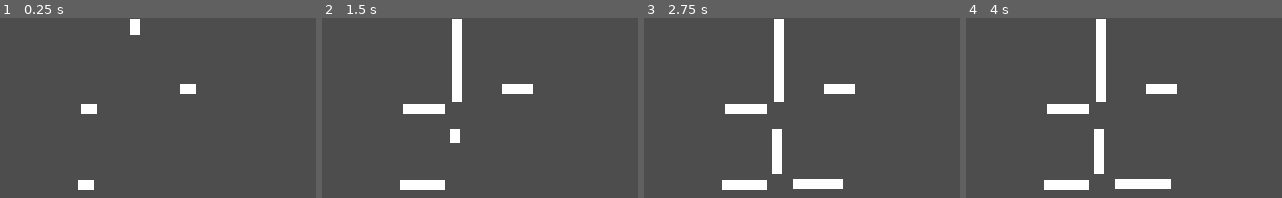
Above: before the commit, frames 1-4 (left to right).
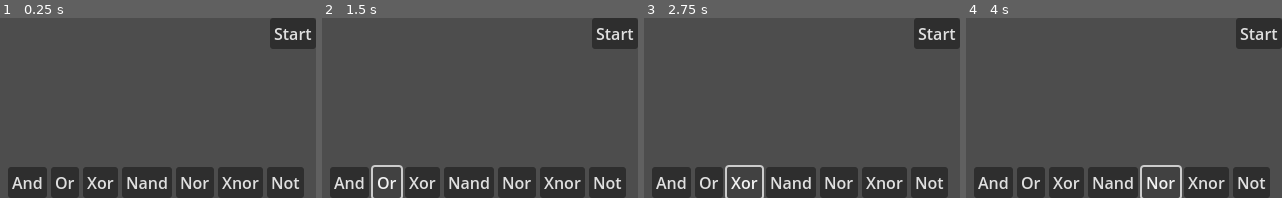
Above: after the commit, the same moments.

Repository: sininen-blue/logic-magic
Game: Godot game, scene res://main/main.tscn
Two runs of this game, one before a commit and one after it. Both use one fixed random seed, a clock stepped at 60 frames per second and the inputs below.
Inputs (mouse positions are in pixels of both pictures, inside the frame that each line leads up to):
- Up to frame 1 (0.25 s): no input
- Up to frame 2 (1.5 s): click (350, 181) at 0.5 s, where only the run after the commit has a clickable "And"; click (388, 181) at 1.25 s, where only the run after the commit has a clickable "Or"
- Up to frame 3 (2.75 s): click (745, 181) at 2 s, where only the run after the commit has a clickable "Xor"
- Up to frame 4 (4 s): click (1114, 181) at 2.75 s, where only the run after the commit has a clickable "Nand"; click (1161, 181) at 3.5 s, where only the run after the commit has a clickable "Nor"

The runs differ from the first frame. In frame 1, 18% of the frame differs, in the area x 2-100%, y 0-100%; in frame 2, 19%; in frame 3, 19%; in frame 4, 19%.

Commit message:
added ui inputs

Diff:
--- a/gate/gate.gd
+++ b/gate/gate.gd
@@ -1,16 +1,22 @@
 extends Node2D
+
+signal placed
 
 enum GateTypes {AND, OR, XOR, NAND, NOR, XNOR, NOT}
 @export var type: GateTypes
 enum Directions {UP, DOWN, LEFT, RIGHT}
 @export var direction: Directions = Directions.RIGHT
-@export var inputs_required: int = 2
+@export var carrying: bool = false
 
 var current_inputs: Array[int] = []
+var inputs_required: int = 2
 
 @onready var output_location: Node2D = $OutputLocation
 
 func _ready() -> void:
+	if type == GateTypes.NOT:
+		inputs_required = 1
+
 	if direction == Directions.UP:
 		output_location.position = Vector2(0, -1)
 	elif direction == Directions.DOWN:
@@ -21,6 +27,13 @@
 		output_location.position = Vector2(1, 0)
 	output_location.position = output_location.position * 16
 
+func _process(_delta: float) -> void:
+	if carrying:
+		global_position = get_global_mouse_position().snapped(Vector2(16, 16))
+
+		if Input.is_action_just_pressed("place"):
+			carrying = false
+			placed.emit()
 
 
 func make_sub_input(value: int) -> void:
@@ -28,26 +41,52 @@
 	var input: Node = INPUT.instantiate()
 
 	input.value = value
+	input.active = true
 	input.direction = direction
 	input.position = output_location.position
 	call_deferred("add_child", input)
 
 
 func _on_hitbox_area_entered(area: Area2D) -> void:
-	print(area.name)
 	if "Laser" in area.name:
 		current_inputs.append(area.get_parent().value)
 
-	print("aoriedjt")
-	print(current_inputs)
-
 	if len(current_inputs) != inputs_required:
 		return
-	print("calculating")
-	print(type, GateTypes.AND)
+
 	match type:
 		GateTypes.AND:
-			print("is an and gate")
+			var output: int = 0;
 			if current_inputs[0] == 1 and current_inputs[1] == 1:
-				make_sub_input(1)
-			# if both inputs are 1, make a new laser
+				output = 1
+			make_sub_input(output)
+		GateTypes.OR:
+			var output: int = 0;
+			if current_inputs[0] == 1 or current_inputs[1] == 1:
+				output = 1
+			make_sub_input(output)
+		GateTypes.XOR:
+			var output: int = 0;
+			if current_inputs[0] != current_inputs[1]:
+				output = 1
+			make_sub_input(output)
+		GateTypes.NAND:
+			var output: int = 1;
+			if current_inputs[0] == 1 and current_inputs[1] == 1:
+				output = 0
+			make_sub_input(output)
+		GateTypes.NOR:
+			var output: int = 0;
+			if current_inputs[0] == 0 and current_inputs[1] == 0:
+				output = 1
+			make_sub_input(output)
+		GateTypes.XNOR:
+			var output: int = 1;
+			if current_inputs[0] == current_inputs[1]:
+				output = 0
+			make_sub_input(output)
+		GateTypes.NOT:
+			var output: int = 1;
+			if current_inputs[0] == 1:
+				output = 0
+			make_sub_input(output)
--- a/input/input.gd
+++ b/input/input.gd
@@ -6,6 +6,7 @@
 @export var direction: Directions = Directions.RIGHT
 @export var value: int = 0
 @export var speed: float = 64
+@export var active: bool = false
 
 var laser_path: PackedVector2Array = []
 var moving: bool = true
@@ -29,7 +30,7 @@
 	laser.points = laser_path
 
 func _process(delta: float) -> void:
-	if moving:
+	if moving and active:
 		var next_position: Vector2 = laser_path[-1] + laser_hitbox.position.normalized() * speed * delta
 
 		laser_path.append(next_position)
--- a/main/main.gd
+++ b/main/main.gd
@@ -9,6 +9,8 @@
 var output_width: int = 0
 var goals: Array[Array] = []
 var recieved_outputs: Dictionary[int, bool] = {}
+
+var is_carrying: bool = false
 
 func _ready() -> void:
 	var input_id: int = 0
@@ -27,7 +29,7 @@
 	input_width = len(inputs)
 	output_width = len(outputs)
 
-	goals.append([1, 1, 1, 1, 1, 0]) # Hardcoded goals
+	goals.append([1, 1, 1]) # Hardcoded goals
 
 	for goal_index in range(len(goals)):
 		var row_goal: Array = goals[goal_index]
@@ -44,12 +46,24 @@
 		output.connect("received_input", _on_output_received_input)
 
 
+func make_gate(type: int) -> void:
+	const GATE: Resource = preload("res://gate/gate.tscn")
+	var gate: Node = GATE.instantiate()
+
+	gate.type = type
+	gate.carrying = true
+	gate.connect("placed", _on_gate_placed)
+	is_carrying = true
+	call_deferred("add_child", gate)
+
+
+func _on_gate_placed():
+	is_carrying = false
+
+
 func _on_output_received_input(output_id: int, correct: bool):
 	recieved_outputs[output_id] = correct
 
-	print(output_id)
-
-	print(len(recieved_outputs), output_width)
 	if len(recieved_outputs) != output_width:
 		return
 
@@ -59,3 +73,30 @@
 			victory = false
 		print("pre", victory)
 	print("win?", victory)
+
+
+# hardcoded gate ids, bad but good enough
+func _on_ui_create(type: String) -> void:
+	if is_carrying:
+		return
+
+	match type:
+		"and":
+			make_gate(0)
+		"or":
+			make_gate(1)
+		"xor":
+			make_gate(2)
+		"nand":
+			make_gate(3)
+		"nor":
+			make_gate(4)
+		"xnor":
+			make_gate(5)
+		"not":
+			make_gate(6)
+
+
+func _on_ui_start() -> void:
+	for input in inputs:
+		input.active = true
--- a/main/main.tscn
+++ b/main/main.tscn
@@ -1,39 +1,24 @@
 [gd_scene load_steps=5 format=3 uid="uid://b1jw262h5dtr0"]
 
 [ext_resource type="Script" uid="uid://8dta3re1yhg0" path="res://main/main.gd" id="1_pjrb6"]
-[ext_resource type="PackedScene" uid="uid://c43k4wk5e5fug" path="res://input/input.tscn" id="2_pjrb6"]
-[ext_resource type="PackedScene" uid="uid://bkiao2a760e1y" path="res://output/output.tscn" id="3_xwkvk"]
-[ext_resource type="PackedScene" uid="uid://hmljrxdre715" path="res://gate/gate.tscn" id="4_c651c"]
+[ext_resource type="PackedScene" uid="uid://f0xkh8q4wja6" path="res://ui/ui.tscn" id="2_pjrb6"]
+[ext_resource type="PackedScene" uid="uid://c43k4wk5e5fug" path="res://input/input.tscn" id="3_xwkvk"]
+[ext_resource type="PackedScene" uid="uid://bkiao2a760e1y" path="res://output/output.tscn" id="4_c651c"]
 
 [node name="Main" type="Node2D"]
 script = ExtResource("1_pjrb6")
 
-[node name="Input" parent="." instance=ExtResource("2_pjrb6")]
-position = Vector2(139, 1)
-direction = 1
-value = 1
+[node name="UI" parent="." instance=ExtResource("2_pjrb6")]
 
-[node name="Input2" parent="." instance=ExtResource("2_pjrb6")]
-position = Vector2(85, 91)
-value = 1
+[node name="Input" parent="." instance=ExtResource("3_xwkvk")]
+position = Vector2(10, 68)
 
-[node name="Input3" parent="." instance=ExtResource("2_pjrb6")]
-position = Vector2(82, 167)
-value = 1
-
-[node name="Input4" parent="." instance=ExtResource("2_pjrb6")]
-position = Vector2(184, 71)
-value = 1
-
-[node name="Output" parent="." instance=ExtResource("3_xwkvk")]
-position = Vector2(225, 69)
-
-[node name="Output2" parent="." instance=ExtResource("3_xwkvk")]
-position = Vector2(220, 168)
-
-[node name="Gate" parent="." instance=ExtResource("4_c651c")]
-position = Vector2(137, 95)
+[node name="Input2" parent="." instance=ExtResource("3_xwkvk")]
+position = Vector2(124, 10)
 direction = 1
 
-[node name="Gate2" parent="." instance=ExtResource("4_c651c")]
-position = Vector2(137, 166)
+[node name="Output" parent="." instance=ExtResource("4_c651c")]
+position = Vector2(256, 64)
+
+[connection signal="create" from="UI" to="." method="_on_ui_create"]
+[connection signal="start" from="UI" to="." method="_on_ui_start"]
--- /dev/null
+++ b/obstacles/reflector.gd
@@ -0,0 +1,33 @@
+extends Node2D
+
+enum Directions {UP, DOWN, LEFT, RIGHT}
+@export var direction: Directions = Directions.RIGHT
+
+@onready var output_location: Node2D = $OutputLocation
+
+func _ready() -> void:
+	if direction == Directions.UP:
+		output_location.position = Vector2(0, -1)
+	elif direction == Directions.DOWN:
+		output_location.position = Vector2(0, 1)
+	elif direction == Directions.LEFT:
+		output_location.position = Vector2(-1, 0)
+	elif direction == Directions.RIGHT:
+		output_location.position = Vector2(1, 0)
+	output_location.position = output_location.position * 16
+
+
+
+func make_sub_input(value: int) -> void:
+	const INPUT: Resource = preload("res://input/input.tscn")
+	var input: Node = INPUT.instantiate()
+
+	input.value = value
+	input.direction = direction
+	input.position = output_location.position
+	call_deferred("add_child", input)
+
+
+func _on_reflector_htibox_area_entered(area: Area2D) -> void:
+	if "Laser" in area.name:
+		make_sub_input(area.get_parent().value)
--- /dev/null
+++ b/obstacles/reflector.tscn
@@ -0,0 +1,21 @@
+[gd_scene load_steps=3 format=3 uid="uid://u2xkcnl5wkm0"]
+
+[ext_resource type="Script" uid="uid://cv7a4ta70cahq" path="res://obstacles/reflector.gd" id="1_a6oe4"]
+
+[sub_resource type="RectangleShape2D" id="RectangleShape2D_qhmn5"]
+size = Vector2(16, 16)
+
+[node name="Reflector" type="Node2D"]
+script = ExtResource("1_a6oe4")
+
+[node name="Sprite2D" type="Sprite2D" parent="."]
+
+[node name="ReflectorHtibox" type="Area2D" parent="."]
+
+[node name="CollisionShape2D" type="CollisionShape2D" parent="ReflectorHtibox"]
+shape = SubResource("RectangleShape2D_qhmn5")
+
+[node name="OutputLocation" type="Node2D" parent="."]
+position = Vector2(8, 0)
+
+[connection signal="area_entered" from="ReflectorHtibox" to="." method="_on_reflector_htibox_area_entered"]
--- /dev/null
+++ b/obstacles/splitter.tscn
@@ -0,0 +1,13 @@
+[gd_scene load_steps=2 format=3 uid="uid://c5hgi4ennjegi"]
+
+[sub_resource type="RectangleShape2D" id="RectangleShape2D_qhmn5"]
+size = Vector2(16, 16)
+
+[node name="Splitter" type="Node2D"]
+
+[node name="Sprite2D" type="Sprite2D" parent="."]
+
+[node name="SplitterHitbox" type="Area2D" parent="."]
+
+[node name="CollisionShape2D" type="CollisionShape2D" parent="SplitterHitbox"]
+shape = SubResource("RectangleShape2D_qhmn5")
--- /dev/null
+++ b/obstacles/wall.tscn
@@ -0,0 +1,13 @@
+[gd_scene load_steps=2 format=3 uid="uid://dyiw1be5knqcv"]
+
+[sub_resource type="RectangleShape2D" id="RectangleShape2D_oh6kn"]
+size = Vector2(16, 16)
+
+[node name="Wall" type="Node2D"]
+
+[node name="Sprite2D" type="Sprite2D" parent="."]
+
+[node name="WallHitbox" type="Area2D" parent="."]
+
+[node name="CollisionShape2D" type="CollisionShape2D" parent="WallHitbox"]
+shape = SubResource("RectangleShape2D_oh6kn")
--- a/project.godot
+++ b/project.godot
@@ -20,6 +20,14 @@
 window/size/viewport_width=320
 window/size/viewport_height=180
 
+[input]
+
+place={
+"deadzone": 0.2,
+"events": [Object(InputEventMouseButton,"resource_local_to_scene":false,"resource_name":"","device":-1,"window_id":0,"alt_pressed":false,"shift_pressed":false,"ctrl_pressed":false,"meta_pressed":false,"button_mask":0,"position":Vector2(0, 0),"global_position":Vector2(0, 0),"factor":1.0,"button_index":1,"canceled":false,"pressed":false,"double_click":false,"script":null)
+]
+}
+
 [rendering]
 
 renderer/rendering_method="gl_compatibility"
--- /dev/null
+++ b/ui/ui.gd
@@ -0,0 +1,32 @@
+extends CanvasLayer
+
+signal create(type: String)
+signal start()
+
+@onready var button_container: HBoxContainer = $Control/ButtonContainer
+
+func _ready() -> void:
+	for button in button_container.get_children():
+		button.connect("pressed", _on_button_pressed.bind(button))
+
+
+func _on_button_pressed(button: Button) -> void:
+	if "And" in button.name:
+		create.emit("and")
+	if "Or" in button.name:
+		create.emit("or")
+	if "Xor" in button.name:
+		create.emit("xor")
+	if "Nand" in button.name:
+		create.emit("nand")
+	if "Nor" in button.name:
+		create.emit("nor")
+	if "Xnor" in button.name:
+		create.emit("xnor")
+	if "Not" in button.name:
+		create.emit("not")
+
+
+
+func _on_start_button_pressed() -> void:
+	start.emit()
--- /dev/null
+++ b/ui/ui.tscn
@@ -0,0 +1,69 @@
+[gd_scene load_steps=2 format=3 uid="uid://f0xkh8q4wja6"]
+
+[ext_resource type="Script" uid="uid://bepfchtkxnejg" path="res://ui/ui.gd" id="1_nb4k0"]
+
+[node name="UI" type="CanvasLayer"]
+script = ExtResource("1_nb4k0")
+
+[node name="Control" type="Control" parent="."]
+layout_mode = 3
+anchors_preset = 15
+anchor_right = 1.0
+anchor_bottom = 1.0
+grow_horizontal = 2
+grow_vertical = 2
+metadata/_edit_lock_ = true
+
+[node name="ButtonContainer" type="HBoxContainer" parent="Control"]
+layout_mode = 1
+anchors_preset = 12
+anchor_top = 1.0
+anchor_right = 1.0
+anchor_bottom = 1.0
+grow_horizontal = 2
+grow_vertical = 0
+alignment = 1
+
+[node name="AndButton" type="Button" parent="Control/ButtonContainer"]
+layout_mode = 2
+text = "And
+"
+
+[node name="OrButton" type="Button" parent="Control/ButtonContainer"]
+layout_mode = 2
+text = "Or
+"
+
+[node name="XorButton" type="Button" parent="Control/ButtonContainer"]
+layout_mode = 2
+text = "Xor"
+
+[node name="NandButton" type="Button" parent="Control/ButtonContainer"]
+layout_mode = 2
+text = "Nand
+"
+
+[node name="NorButton" type="Button" parent="Control/ButtonContainer"]
+layout_mode = 2
+text = "Nor"
+
+[node name="XnorButton" type="Button" parent="Control/ButtonContainer"]
+layout_mode = 2
+text = "Xnor"
+
+[node name="NotButton" type="Button" parent="Control/ButtonContainer"]
+layout_mode = 2
+text = "Not
+"
+
+[node name="StartButton" type="Button" parent="Control"]
+layout_mode = 1
+anchors_preset = 1
+anchor_left = 1.0
+anchor_right = 1.0
+offset_left = -8.0
+offset_bottom = 8.0
+grow_horizontal = 0
+text = "Start"
+
+[connection signal="pressed" from="Control/StartButton" to="." method="_on_start_button_pressed"]
Not shown, added: obstacles/reflector.gd.uid
Not shown, added: ui/ui.gd.uid
